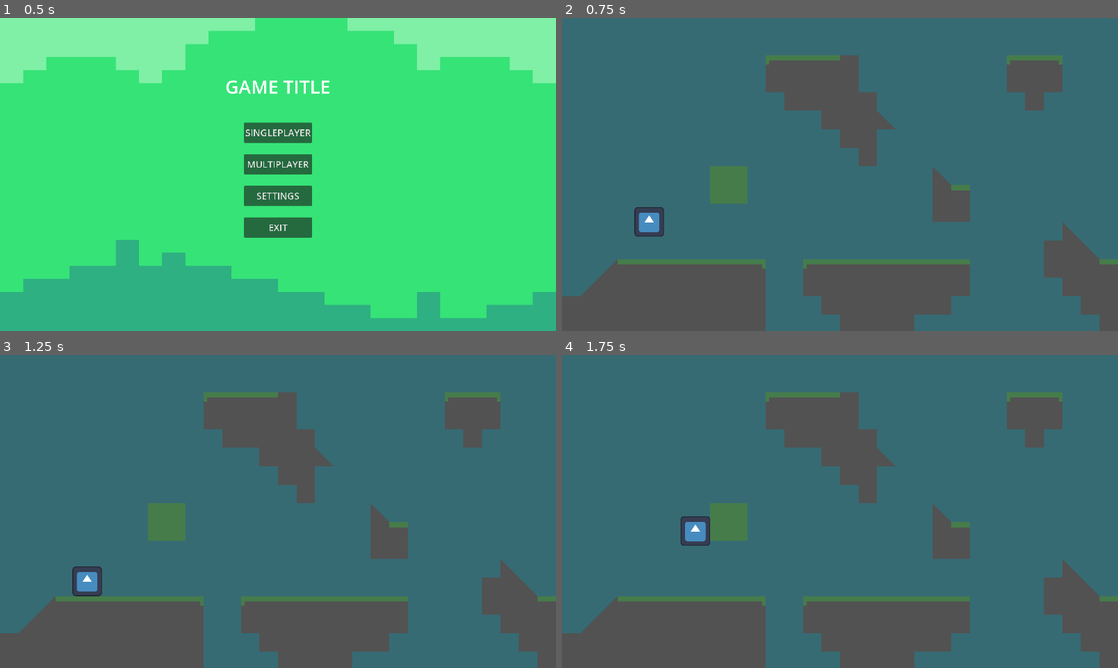
Above: before the commit, frames 1-4 (two rows, left to right).
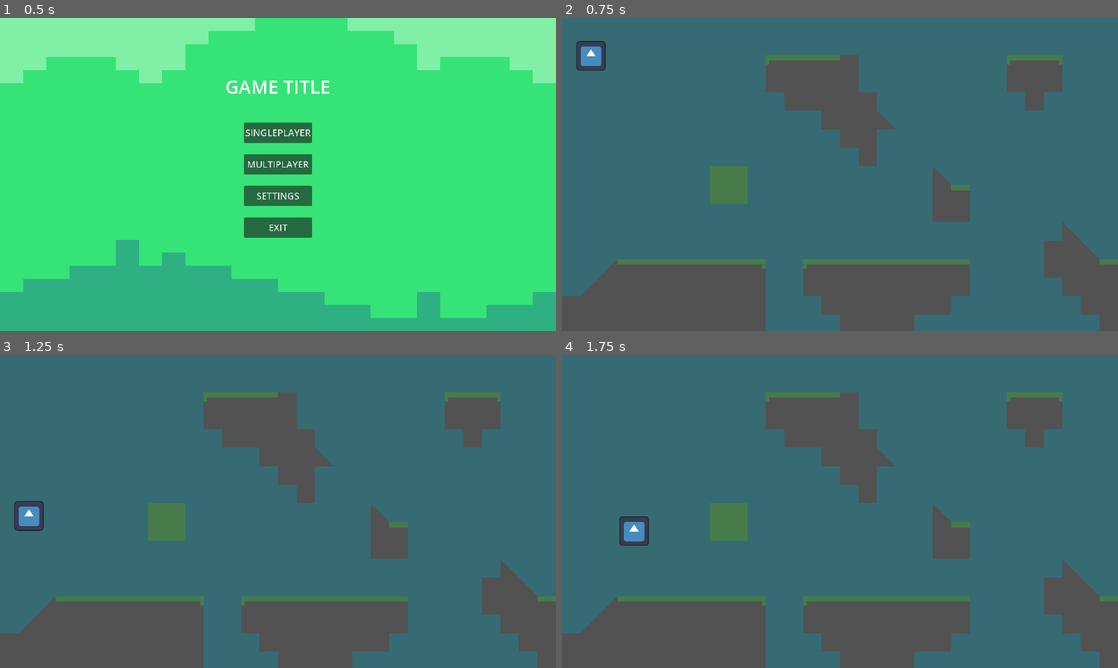
Above: after the commit, the same moments.

Repository: RealityGalaxy/Varis
Game: Godot game, scene res://scenes/main_menu.tscn
The game is run twice, just before and just after one commit, with the same random seed, the same clock (stepped at 60 frames per second) and the same inputs. The engine's default icon, where the game draws it, is replaced by a stand-in: a white triangle on a blue panel in a dark square.
Inputs:
- Up to frame 1 (0.5 s): no input
- Up to frame 2 (0.75 s): click "SINGLEPLAYER" at 0.5 s
- Up to frame 3 (1.25 s): no input
- Up to frame 4 (1.75 s): hold Right (right) from 1.28 s (still down); tap Up (up) at 1.52 s

Frame 1 is identical in both runs. In frame 2, 1.0% of the frame differs, in the area x 2-19%, y 7-70%; in frame 3, 1.0%, in the area x 2-19%, y 46-78%; in frame 4, 1.0%.

Commit message:
VL-29 merge

Diff:
--- a/Varis/scenes/level.tscn
+++ b/Varis/scenes/level.tscn
@@ -1,7 +1,8 @@
-[gd_scene load_steps=6 format=3 uid="uid://cgw6rfirr30ks"]
+[gd_scene load_steps=7 format=3 uid="uid://cgw6rfirr30ks"]
 
 [ext_resource type="Texture2D" uid="uid://hb5qw0s3eac2" path="res://graphics/terrain/tilemaps/GrassTilemap.png" id="1_jefxm"]
 [ext_resource type="PackedScene" uid="uid://cubitxapsm3h1" path="res://scenes/char.tscn" id="2_7accs"]
+[ext_resource type="Script" path="res://scripts/MultiplayerSpawner.gd" id="3_lyedi"]
 [ext_resource type="PackedScene" uid="uid://4r48f8lttmp" path="res://scenes/deathzone.tscn" id="3_ulx4w"]
 
 [sub_resource type="TileSetAtlasSource" id="TileSetAtlasSource_rfgjm"]
@@ -48,10 +49,6 @@
 format = 2
 layer_0/tile_data = PackedInt32Array(524296, 131072, 1, 589832, 131072, 1, 524297, 131072, 1, 589833, 131072, 1, 851970 …(1773 unchanged characters)…
 
-[node name="CharacterBody2D" parent="." instance=ExtResource("2_7accs")]
-position = Vector2(301, 673)
-scale = Vector2(0.8, 0.8)
-
 [node name="Deathzone" parent="." instance=ExtResource("3_ulx4w")]
 position = Vector2(921, 1286)
 scale = Vector2(130, 4)
@@ -63,3 +60,8 @@
 [node name="Deathzone3" parent="." instance=ExtResource("3_ulx4w")]
 position = Vector2(2326, 225)
 scale = Vector2(10, 110)
+
+[node name="MultiplayerSpawner" type="MultiplayerSpawner" parent="."]
+spawn_path = NodePath(".")
+script = ExtResource("3_lyedi")
+playerScene = ExtResource("2_7accs")
